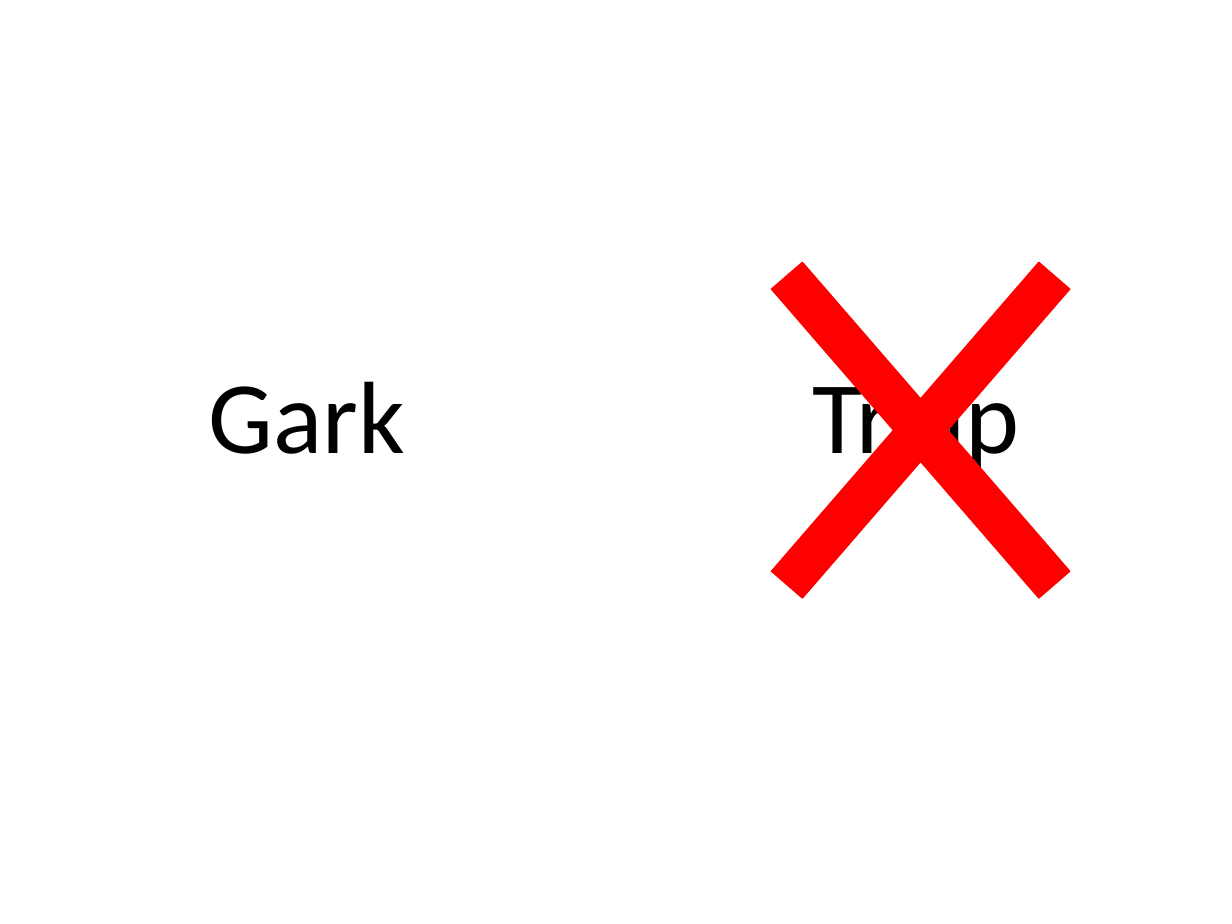
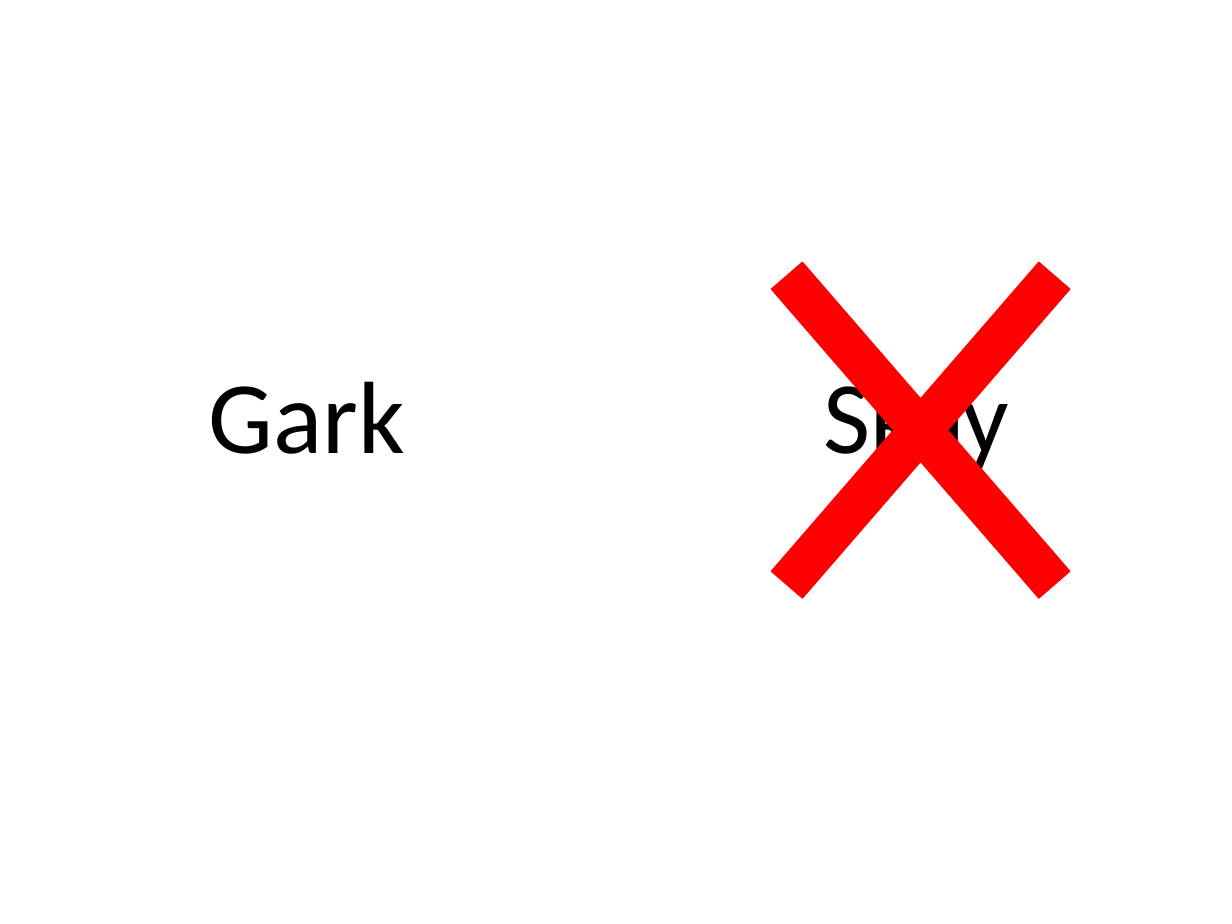
Before and after one commit to cs1471/Vibrotactile, a slide deck: slide 7 of 01_CategoryTraining/imgsscaled/stimImagesRaw.pptx. Drawn at 1232x924 pixels with LibreOffice and Linux fonts; fonts in the diff are those of the drawing. Boxes give left, top, right and bottom in pixels: in the first picture for what was removed or moved away, otherwise in the second. Text is boxed around its words. In the diff, an @@ line names an element or a change of style, - is before the commit and + after.

Commit message:
replace trelp with skay

```diff
--- a/01_CategoryTraining/imgsscaled/stimImagesRaw.pptx
+++ b/01_CategoryTraining/imgsscaled/stimImagesRaw.pptx
@@ text at <box>823,368,1009,477</box>: text changed @@
-Trelp
+Skay
```
Also in this commit, not shown: 7 other slides changed, 14 other files.
